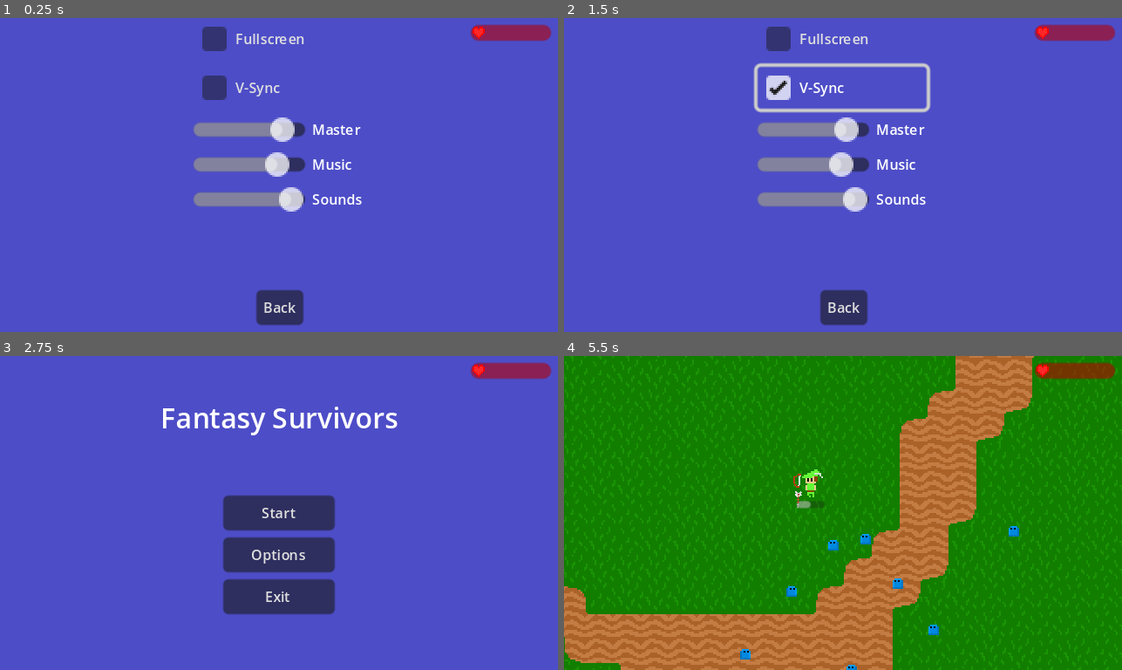
Above: before the commit, frames 1-4 (two rows, left to right).
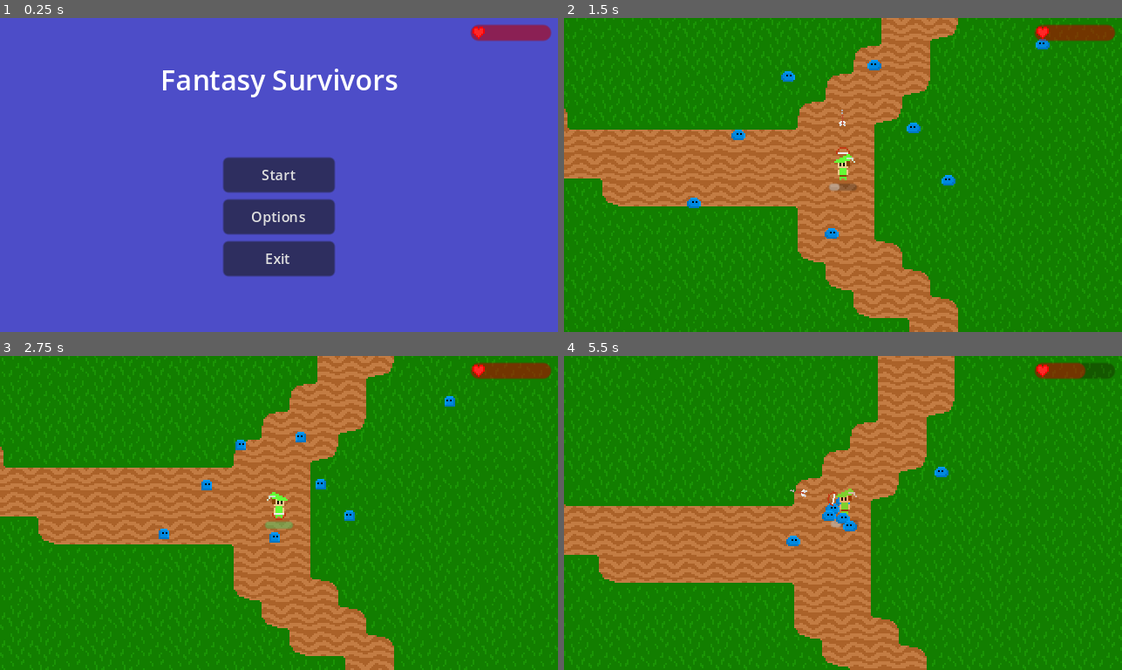
Above: after the commit, the same moments.

Repository: badzianga/fantasy-survivors
Game: Godot game, scene res://Scenes/Menu/main_menu.tscn
Same seed, same stepped clock (60 frames per second), same inputs: the game is played once before the commit and once after it. This scene is started directly instead of the project's main scene. Sound files missing from this copy of the repository are replaced by a short silence.
Inputs (mouse positions are in pixels of both pictures, inside the frame that each line leads up to):
- Up to frame 1 (0.25 s): no input
- Up to frame 2 (1.5 s): click (843, 175) at 0.5 s, where only the run after the commit has a clickable "Start"; click (843, 87) at 1.25 s, where only the run before the commit has a clickable "V-Sync"
- Up to frame 3 (2.75 s): click (279, 644) at 2 s, where only the run before the commit has a clickable "Back"
- Up to frame 4 (5.5 s): click (843, 513) at 2.75 s, where only the run before the commit has a clickable "Start"; move the mouse to (815, 575) at 3.52 s; press the mouse at (815, 575) at 3.53 s; hold Up (up) 3.53-5.03 s; move the mouse to (1010, 560) at 4.27 s; release the mouse at (1010, 560) at 4.28 s; click (1010, 560) at 4.35 s; move the mouse to (675, 465) at 5.02 s; press the mouse at (675, 465) at 5.03 s; hold Left (left) from 5.03 s (still down)

The runs differ from the first frame. In frame 1, 12% of the frame differs, in the area x 29-72%, y 2-99%; in frame 2, 100%; in frame 3, 100%, in the area x 0-100%, y 0-100%; in frame 4, 40%.

Commit message:
Added exp, dropping and collecting

Diff:
--- /dev/null
+++ b/Scenes/Components/exp_component.gd
@@ -0,0 +1,18 @@
+extends Node2D
+
+
+@export var grab_area_radius := 16.0
+
+var experience := 0
+
+
+func _ready() -> void:
+	$GrabArea/CollisionShape.shape.radius = grab_area_radius
+
+
+func _on_grab_area_entered(crystal: ExpCrystal) -> void:
+	crystal.grab()
+
+
+func _on_collect_area_entered(crystal: ExpCrystal) -> void:
+	experience += crystal.collect()
--- /dev/null
+++ b/Scenes/Components/exp_component.tscn
@@ -0,0 +1,29 @@
+[gd_scene load_steps=4 format=3 uid="uid://c8xau71e6fxph"]
+
+[ext_resource type="Script" path="res://Scenes/Components/exp_component.gd" id="1_iwtcl"]
+
+[sub_resource type="CircleShape2D" id="CircleShape2D_7hexd"]
+radius = 16.0
+
+[sub_resource type="CircleShape2D" id="CircleShape2D_yrhvh"]
+radius = 4.0
+
+[node name="ExpComponent" type="Node2D"]
+script = ExtResource("1_iwtcl")
+
+[node name="GrabArea" type="Area2D" parent="."]
+collision_layer = 0
+collision_mask = 32
+
+[node name="CollisionShape" type="CollisionShape2D" parent="GrabArea"]
+shape = SubResource("CircleShape2D_7hexd")
+
+[node name="CollectArea" type="Area2D" parent="."]
+collision_layer = 0
+collision_mask = 32
+
+[node name="CollisionShape2D" type="CollisionShape2D" parent="CollectArea"]
+shape = SubResource("CircleShape2D_yrhvh")
+
+[connection signal="area_entered" from="GrabArea" to="." method="_on_grab_area_entered"]
+[connection signal="area_entered" from="CollectArea" to="." method="_on_collect_area_entered"]
--- a/Scenes/Enemies/slime.gd
+++ b/Scenes/Enemies/slime.gd
@@ -1,7 +1,11 @@
 extends CharacterBody2D
 
 
+const ExpCrystalScene = preload("res://Scenes/Loot/exp_crystal.tscn")
+
 @export var speed := 16.0
+@export var exp_min := 0
+@export var exp_max := 1
 
 var direction: Vector2
 
@@ -30,13 +34,26 @@
 
 func _on_health_depleted() -> void:
 	effects.play("death")
-	disable_processing()
+	_disable_processing()
+	_drop_exp()
 	await $Effects.animation_finished
 	queue_free()
 
 
-func disable_processing() -> void:
+
+func _disable_processing() -> void:
 	$CollisionShape.set_deferred("disabled", true)
 	$HurtboxComponent.queue_free()
 	$HitboxComponent.queue_free()
 	set_physics_process(false)
+
+
+func _drop_exp() -> void:
+	var amount := randi_range(exp_min, exp_max)
+	if amount == 0:
+		return
+	var exp_crystal := ExpCrystalScene.instantiate()
+	exp_crystal.global_position = global_position
+	exp_crystal.amount = amount
+	exp_crystal.rotation_degrees = randi_range(0, 180)
+	get_tree().get_first_node_in_group("LootNode").call_deferred("add_child", exp_crystal)
--- a/Scenes/Enemies/slime.tscn
+++ b/Scenes/Enemies/slime.tscn
@@ -61,23 +61,6 @@
 
 [sub_resource type="RectangleShape2D" id="RectangleShape2D_tlbdh"]
 size = Vector2(10, 6)
-
-[sub_resource type="Animation" id="Animation_k3yqu"]
-resource_name = "hurt"
-length = 0.2
-step = 0.08
-tracks/0/type = "value"
-tracks/0/imported = false
-tracks/0/enabled = true
-tracks/0/path = NodePath("Sprite:material:shader_parameter/flash_state")
-tracks/0/interp = 1
-tracks/0/loop_wrap = true
-tracks/0/keys = {
-"times": PackedFloat32Array(0, 0.08, 0.2),
-"transitions": PackedFloat32Array(1, 1, 1),
-"update": 0,
-"values": [0.0, 1.0, 0.0]
-}
 
 [sub_resource type="Animation" id="Animation_00tld"]
 length = 0.001
@@ -146,6 +129,23 @@
 "values": [Vector2(1, 1), Vector2(2, 0.2)]
 }
 
+[sub_resource type="Animation" id="Animation_k3yqu"]
+resource_name = "hurt"
+length = 0.2
+step = 0.08
+tracks/0/type = "value"
+tracks/0/imported = false
+tracks/0/enabled = true
+tracks/0/path = NodePath("Sprite:material:shader_parameter/flash_state")
+tracks/0/interp = 1
+tracks/0/loop_wrap = true
+tracks/0/keys = {
+"times": PackedFloat32Array(0, 0.08, 0.2),
+"transitions": PackedFloat32Array(1, 1, 1),
+"update": 0,
+"values": [0.0, 1.0, 0.0]
+}
+
 [sub_resource type="AnimationLibrary" id="AnimationLibrary_0jqn7"]
 _data = {
 "RESET": SubResource("Animation_00tld"),
--- /dev/null
+++ b/Scenes/Loot/exp_crystal.gd
@@ -0,0 +1,35 @@
+class_name ExpCrystal
+extends Area2D
+
+
+var amount := 0
+var speed := -0.75
+
+
+func _ready() -> void:
+	set_physics_process(false)
+	$CollectSound.pitch_scale = randf_range(0.8, 1.2)
+
+
+func _physics_process(delta: float) -> void:
+	speed += 2.0 * delta
+	global_position = global_position.move_toward(GameData.player.global_position, speed)
+
+
+func set_amount(exp_amount: int) -> void:
+	amount = exp_amount
+
+
+func grab() -> void:
+	set_physics_process(true)
+
+
+func collect() -> int:
+	$CollectSound.play()
+	$CollisionShape.set_deferred("disabled", true)
+	$Sprite.visible = false
+	return amount
+
+
+func _on_collect_sound_finished() -> void:
+	queue_free()
--- /dev/null
+++ b/Scenes/Loot/exp_crystal.tscn
@@ -0,0 +1,26 @@
+[gd_scene load_steps=5 format=3 uid="uid://b6sarxx06myvn"]
+
+[ext_resource type="Texture2D" uid="uid://cbvov4xd5hgtp" path="res://Assets/Loot/exp.png" id="1_fh0qi"]
+[ext_resource type="Script" path="res://Scenes/Loot/exp_crystal.gd" id="1_nsbkb"]
+[ext_resource type="AudioStream" uid="uid://b5dpk4bybcunl" path="res://Assets/SFX/collect.mp3" id="3_wmhsk"]
+
+[sub_resource type="CapsuleShape2D" id="CapsuleShape2D_ftdh0"]
+radius = 4.0
+height = 10.0
+
+[node name="ExpCrystal" type="Area2D"]
+scale = Vector2(0.6, 0.6)
+collision_layer = 32
+collision_mask = 0
+script = ExtResource("1_nsbkb")
+
+[node name="Sprite" type="Sprite2D" parent="."]
+texture = ExtResource("1_fh0qi")
+
+[node name="CollisionShape" type="CollisionShape2D" parent="."]
+shape = SubResource("CapsuleShape2D_ftdh0")
+
+[node name="CollectSound" type="AudioStreamPlayer" parent="."]
+stream = ExtResource("3_wmhsk")
+
+[connection signal="finished" from="CollectSound" to="." method="_on_collect_sound_finished"]
--- a/Scenes/Maps/world.tscn
+++ b/Scenes/Maps/world.tscn
@@ -20,6 +20,8 @@
 layer_1/y_sort_origin = 0
 layer_1/z_index = 0
 layer_1/tile_data = PackedInt32Array(4, 131072, 1, 65540, 131072, 1, 131075, 0, 1, 196611, 0, 2, 196612, 393216, 1, 262 …(3101 unchanged characters)…
+
+[node name="Loot" type="Node2D" parent="." groups=["LootNode"]]
 
 [node name="Slime" parent="." instance=ExtResource("4_pn8cq")]
 position = Vector2(417, 282)
--- a/Scenes/Menu/main_menu.tscn
+++ b/Scenes/Menu/main_menu.tscn
@@ -29,7 +29,6 @@
 color = Color(0.301961, 0.301961, 0.784314, 1)
 
 [node name="Menu" type="Control" parent="."]
-visible = false
 layout_mode = 1
 anchors_preset = 15
 anchor_right = 1.0
@@ -78,6 +77,7 @@
 text = "Exit"
 
 [node name="Options" type="Control" parent="."]
+visible = false
 layout_mode = 1
 anchors_preset = 15
 anchor_right = 1.0
--- a/Scenes/Player/player.tscn
+++ b/Scenes/Player/player.tscn
@@ -8,6 +8,7 @@
 [ext_resource type="AudioStream" uid="uid://bko3vhajqgvrq" path="res://Assets/SFX/grass_sound.mp3" id="5_a2uvs"]
 [ext_resource type="PackedScene" uid="uid://d2gwas7ev3y6l" path="res://Scenes/Components/health_component.tscn" id="6_ncuor"]
 [ext_resource type="PackedScene" uid="uid://fa5g4m5iwfjq" path="res://Scenes/Components/hurtbox_component.tscn" id="7_yl1iy"]
+[ext_resource type="PackedScene" uid="uid://c8xau71e6fxph" path="res://Scenes/Components/exp_component.tscn" id="9_qr2vf"]
 
 [sub_resource type="ShaderMaterial" id="ShaderMaterial_g0d3f"]
 resource_local_to_scene = true
@@ -75,6 +76,21 @@
 "walk": SubResource("Animation_2ljs1")
 }
 
+[sub_resource type="Animation" id="Animation_xodge"]
+length = 0.001
+tracks/0/type = "value"
+tracks/0/imported = false
+tracks/0/enabled = true
+tracks/0/path = NodePath("Sprite:material:shader_parameter/flash_state")
+tracks/0/interp = 1
+tracks/0/loop_wrap = true
+tracks/0/keys = {
+"times": PackedFloat32Array(0),
+"transitions": PackedFloat32Array(1),
+"update": 0,
+"values": [0.0]
+}
+
 [sub_resource type="Animation" id="Animation_opyw3"]
 resource_name = "hurt"
 length = 0.5
@@ -89,21 +105,6 @@
 "transitions": PackedFloat32Array(1, 1, 1),
 "update": 0,
 "values": [0.0, 1.0, 0.0]
-}
-
-[sub_resource type="Animation" id="Animation_xodge"]
-length = 0.001
-tracks/0/type = "value"
-tracks/0/imported = false
-tracks/0/enabled = true
-tracks/0/path = NodePath("Sprite:material:shader_parameter/flash_state")
-tracks/0/interp = 1
-tracks/0/loop_wrap = true
-tracks/0/keys = {
-"times": PackedFloat32Array(0),
-"transitions": PackedFloat32Array(1),
-"update": 0,
-"values": [0.0]
 }
 
 [sub_resource type="AnimationLibrary" id="AnimationLibrary_vrhce"]
@@ -175,6 +176,9 @@
 [node name="CollisionShape" type="CollisionShape2D" parent="HurtboxComponent"]
 shape = SubResource("RectangleShape2D_lixgx")
 
+[node name="ExpComponent" parent="." instance=ExtResource("9_qr2vf")]
+grab_area_radius = 24.0
+
 [node name="Effects" type="AnimationPlayer" parent="."]
 libraries = {
 "": SubResource("AnimationLibrary_vrhce")
--- a/Singletons/game_data.gd
+++ b/Singletons/game_data.gd
@@ -1,3 +1,4 @@
 extends Node
 
+
 var player: CharacterBody2D
Binary file added: Assets/Loot/exp.png
Not shown, added: Assets/Loot/exp.png.import
Not shown, added: Assets/SFX/collect.mp3.import
Not shown: 1 places in Scenes/Player/player.tscn that only renumber resources
Not shown, added: Assets/SFX/collect.mp3
